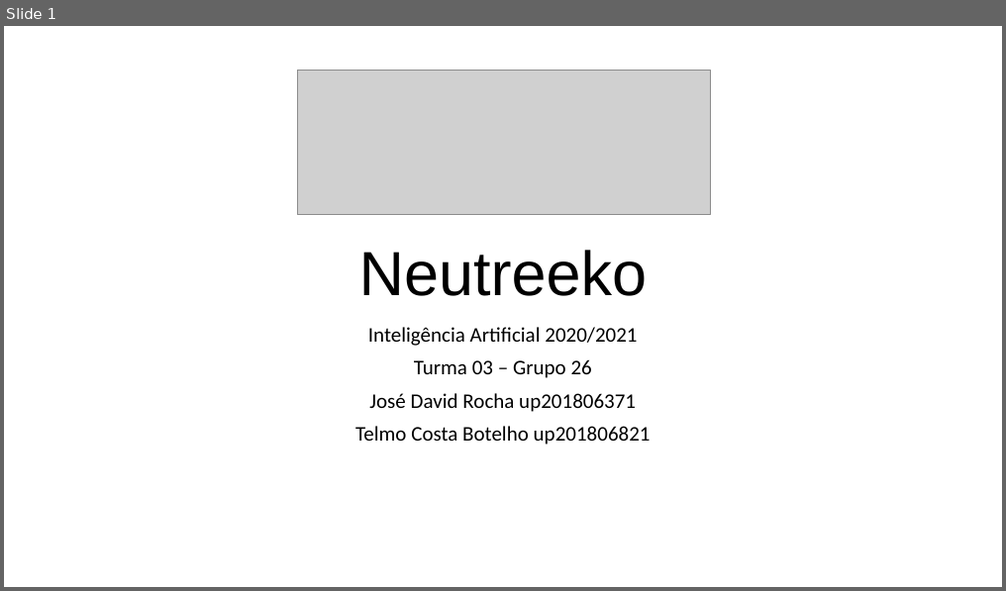
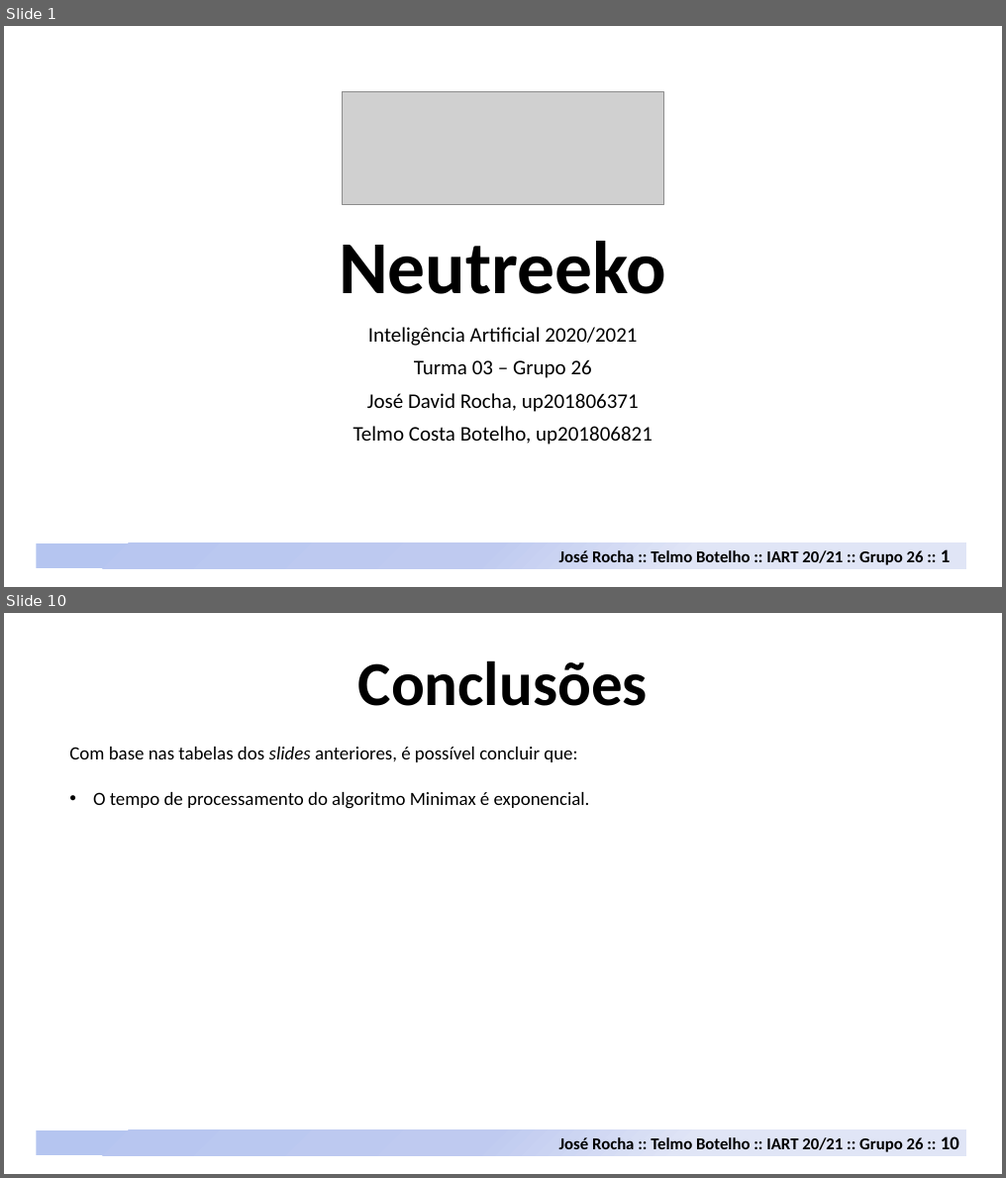
Before and after one commit to davidrocha9/FEUP-IART, a slide deck: Proj1/doc/Neutreeko.pptx. Shown one above the other, each under a label of ours: slide 1 before the commit, slides 1 and 10 after it; the slides between them are not shown. The pictures are 1006x591 and 1006x1178 pixels, drawn with LibreOffice and Linux fonts; fonts in the diff are those of the drawing; grey boxes stand for pictures. Boxes give left, top, right and bottom in pixels: in the first picture for what was removed or moved away, otherwise in the second. Text is boxed around its words. In the diff, an @@ line names an element or a change of style, - is before the commit and + after.

```diff
--- a/Proj1/doc/Neutreeko.pptx
+++ b/Proj1/doc/Neutreeko.pptx
@@ slide 10 added at box(4, 613, 1002, 1174), background #FFFFFF @@
@@ text added at box(358, 661, 648, 706), 60 pt, text #000000, bold @@
+Conclusões
@@ text added at box(69, 747, 590, 809), 18 pt, text #000000 @@
+Com base nas tabelas dos slides anteriores, é possível concluir que:
+• O tempo de processamento do algoritmo Minimax é exponencial.
@@ rectangle added at box(37, 1131, 966, 1156), fill gradient #B6C4F0 to #C0CBF0 to #E0E5F7 @@
@@ text added at box(559, 1137, 959, 1153), 16 pt, text #000000, bold @@
+José Rocha :: Telmo Botelho :: IART 20/21 :: Grupo 26 :: 10
@@ slide 1 changed as well @@
@@ picture: place and size @@
-picture at box(297, 71, 711, 215)
+picture at box(343, 92, 663, 205)
@@ title "Neutreeko" at box(339, 241, 666, 294): size 60 to 72 pt, font Arial to Calibri, bold on @@
@@ subtitle at box(353, 393, 652, 445): text changed @@
-José David Rocha up201806371
-Telmo Costa Botelho up201806821
+José David Rocha, up201806371
+Telmo Costa Botelho, up201806821
@@ rectangle added at box(37, 544, 966, 569), fill gradient #B6C4F0 to #C0CBF0 to #E0E5F7 @@
@@ text added at box(559, 550, 950, 566), 16 pt, text #000000, bold @@
+José Rocha :: Telmo Botelho :: IART 20/21 :: Grupo 26 :: 1
```
Also in this commit, not shown: 4 other slides changed, 4 other slides added, 1 slide removed, 5 other files.
